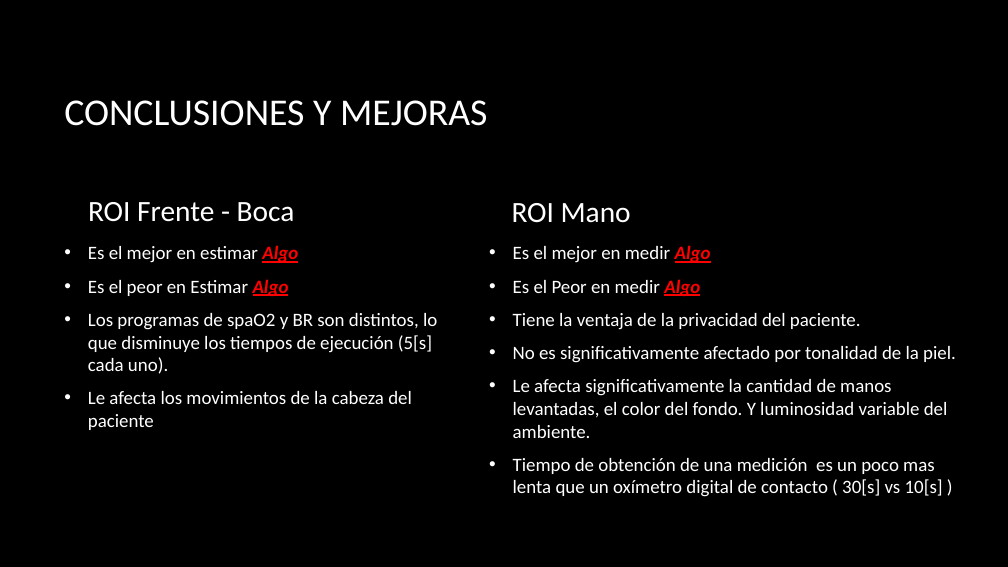
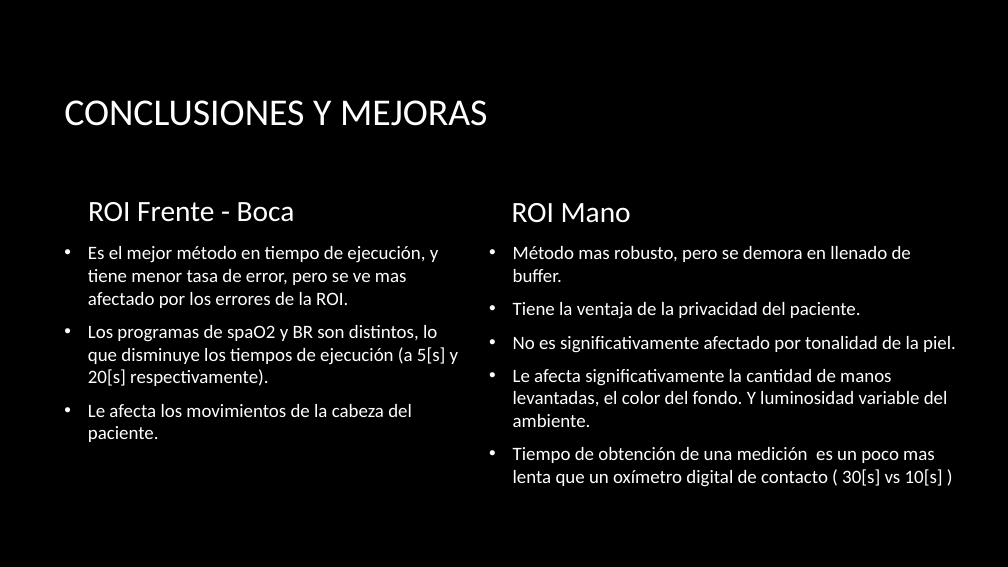
Before and after one commit to KevinPizarro/elo328-proyectoNAM2, a slide deck: slide 7 of NAM2_presentacion.pptx. Drawn at 1008x567 pixels with LibreOffice and Linux fonts; fonts in the diff are those of the drawing; background and template pictures are left out. Boxes give left, top, right and bottom in pixels: in the first picture for what was removed or moved away, otherwise in the second. Text is boxed around its words. In the diff, an @@ line names an element or a change of style, - is before the commit and + after.

```diff
--- a/NAM2_presentacion.pptx
+++ b/NAM2_presentacion.pptx
@@ text at [88,246,459,442]: text changed @@
-• Es el mejor en estimar Algo
-• Es el peor en Estimar Algo
-• Los programas de spaO2 y BR son distintos, lo que disminuye los tiempos de ejecución (5[s] cada uno).
-• Le afecta los movimientos de la cabeza del paciente
+• Es el mejor método en tiempo de ejecución, y tiene menor tasa de error, pero se ve mas afectado por los errores de la ROI.
+• Los programas de spaO2 y BR son distintos, lo que disminuye los tiempos de ejecución (a 5[s] y 20[s] respectivamente).
+• Le afecta los movimientos de la cabeza del paciente.
@@ text at [513,246,911,282]: text changed @@
-• Es el mejor en medir Algo
-• Es el Peor en medir Algo
+• Método mas robusto, pero se demora en llenado de buffer.
```
Also in this commit, not shown: 1 other slide changed, 2 other files.
